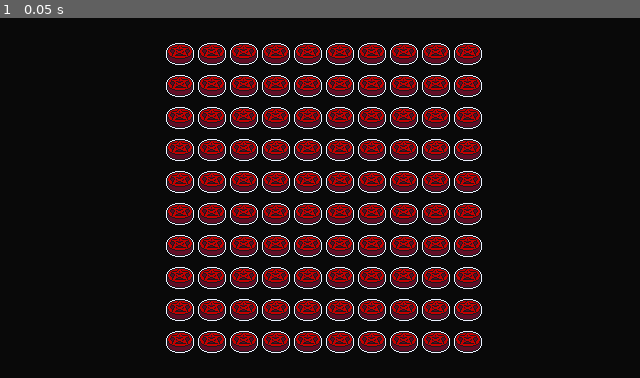
Above: before the commit, frame 1.
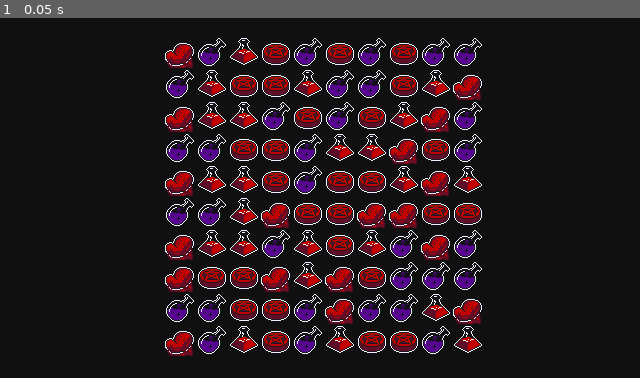
Above: after the commit, the same moment.

Repository: Cryptacular/BaphometBazaar
Game: Godot game, scene res://src/levels/TestLevel.tscn
Same seed, same stepped clock (60 frames per second), same inputs: the game is played once before the commit and once after it.
Inputs:
- Up to frame 1 (0.05 s): no input

The runs differ from the first frame. In frame 1, 13% of the frame differs, in the area x 25-76%, y 5-94%.

Commit message:
Add tiles: 2x vials, tongue, template

Diff:
--- a/project.godot
+++ b/project.godot
@@ -29,5 +29,5 @@
 [rendering]
 
 quality/2d/use_pixel_snap=true
-environment/default_clear_color=Color( 0.0392157, 0.0392157, 0.0392157, 1 )
+environment/default_clear_color=Color( 0.0705882, 0.0666667, 0.0666667, 1 )
 environment/default_environment="res://default_env.tres"
--- a/src/board/Board.gd
+++ b/src/board/Board.gd
@@ -9,7 +9,10 @@
 
 var board = {}
 var available_tiles = [
-	preload("res://src/board/tiles/PentagramTile.tscn")
+	preload("res://src/board/tiles/PentagramTile.tscn"),
+	preload("res://src/board/tiles/VialRoundTile.tscn"),
+	preload("res://src/board/tiles/VialAngularTile.tscn"),
+	preload("res://src/board/tiles/TongueTile.tscn"),
 ]
 var tile_spawn = preload("res://src/board/tiles/TileSpawn.tscn")
 
--- /dev/null
+++ b/src/board/tiles/TongueTile.tscn
@@ -0,0 +1,9 @@
+[gd_scene load_steps=3 format=2]
+
+[ext_resource path="res://src/board/tiles/BaseTile.tscn" type="PackedScene" id=1]
+[ext_resource path="res://assets/tiles/tongue.png" type="Texture" id=2]
+
+[node name="TongueTile" instance=ExtResource( 1 )]
+
+[node name="Sprite" parent="." index="0"]
+texture = ExtResource( 2 )
--- /dev/null
+++ b/src/board/tiles/VialAngularTile.tscn
@@ -0,0 +1,9 @@
+[gd_scene load_steps=3 format=2]
+
+[ext_resource path="res://src/board/tiles/BaseTile.tscn" type="PackedScene" id=1]
+[ext_resource path="res://assets/tiles/vial_2.png" type="Texture" id=2]
+
+[node name="VialAngularTile" instance=ExtResource( 1 )]
+
+[node name="Sprite" parent="." index="0"]
+texture = ExtResource( 2 )
--- /dev/null
+++ b/src/board/tiles/VialRoundTile.tscn
@@ -0,0 +1,9 @@
+[gd_scene load_steps=3 format=2]
+
+[ext_resource path="res://src/board/tiles/BaseTile.tscn" type="PackedScene" id=1]
+[ext_resource path="res://assets/tiles/vial.png" type="Texture" id=2]
+
+[node name="VialRoundTile" instance=ExtResource( 1 )]
+
+[node name="Sprite" parent="." index="0"]
+texture = ExtResource( 2 )
Binary file added: assets/tiles/template.aseprite
Binary file added: assets/tiles/tongue.aseprite
Binary file added: assets/tiles/tongue.png
Not shown, added: assets/tiles/tongue.png.import
Binary file added: assets/tiles/vial.aseprite
Binary file added: assets/tiles/vial.png
Not shown, added: assets/tiles/vial.png.import
Binary file added: assets/tiles/vial_2.aseprite
Binary file added: assets/tiles/vial_2.png
Not shown, added: assets/tiles/vial_2.png.import
